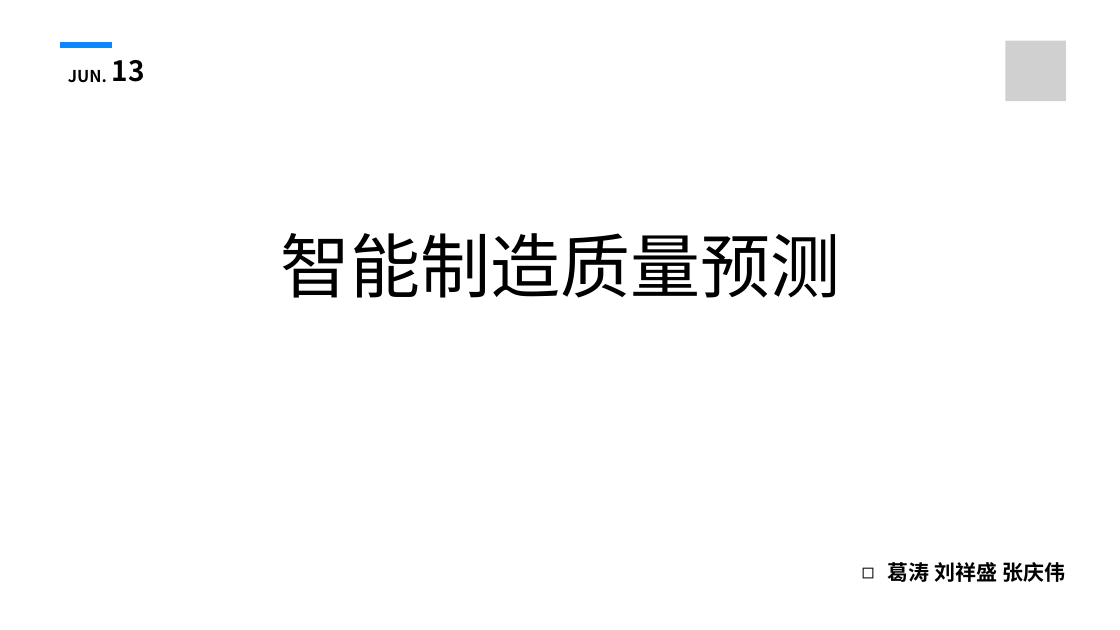
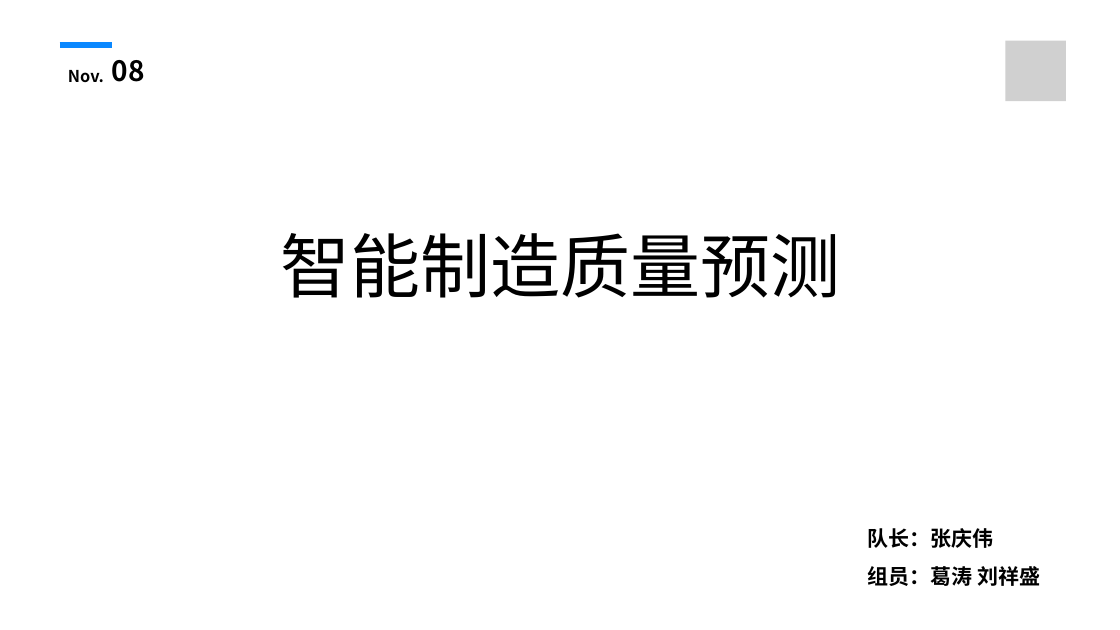
Before and after one commit to fengmian123/mid2rain.github.io, a slide deck: slide 1 of ppt/智能制造质量预测.pptx. Drawn at 1120x630 pixels with LibreOffice and Linux fonts; fonts in the diff are those of the drawing; grey boxes stand for pictures; background and template pictures are left out. Boxes give left, top, right and bottom in pixels: in the first picture for what was removed or moved away, otherwise in the second. Text is boxed around its words. In the diff, an @@ line names an element or a change of style, - is before the commit and + after.

Commit message:
add ppt

```diff
--- a/ppt/智能制造质量预测.pptx
+++ b/ppt/智能制造质量预测.pptx
@@ text at (x1=68, y1=70, x2=104, y2=82): text changed @@
-JUN.
+Nov.
@@ text at (x1=112, y1=60, x2=145, y2=82): text changed @@
-13
+08
@@ text at (x1=868, y1=528, x2=1041, y2=586): text changed @@
-◻ 葛涛 刘祥盛 张庆伟
+队长：张庆伟
+组员：葛涛 刘祥盛
```
